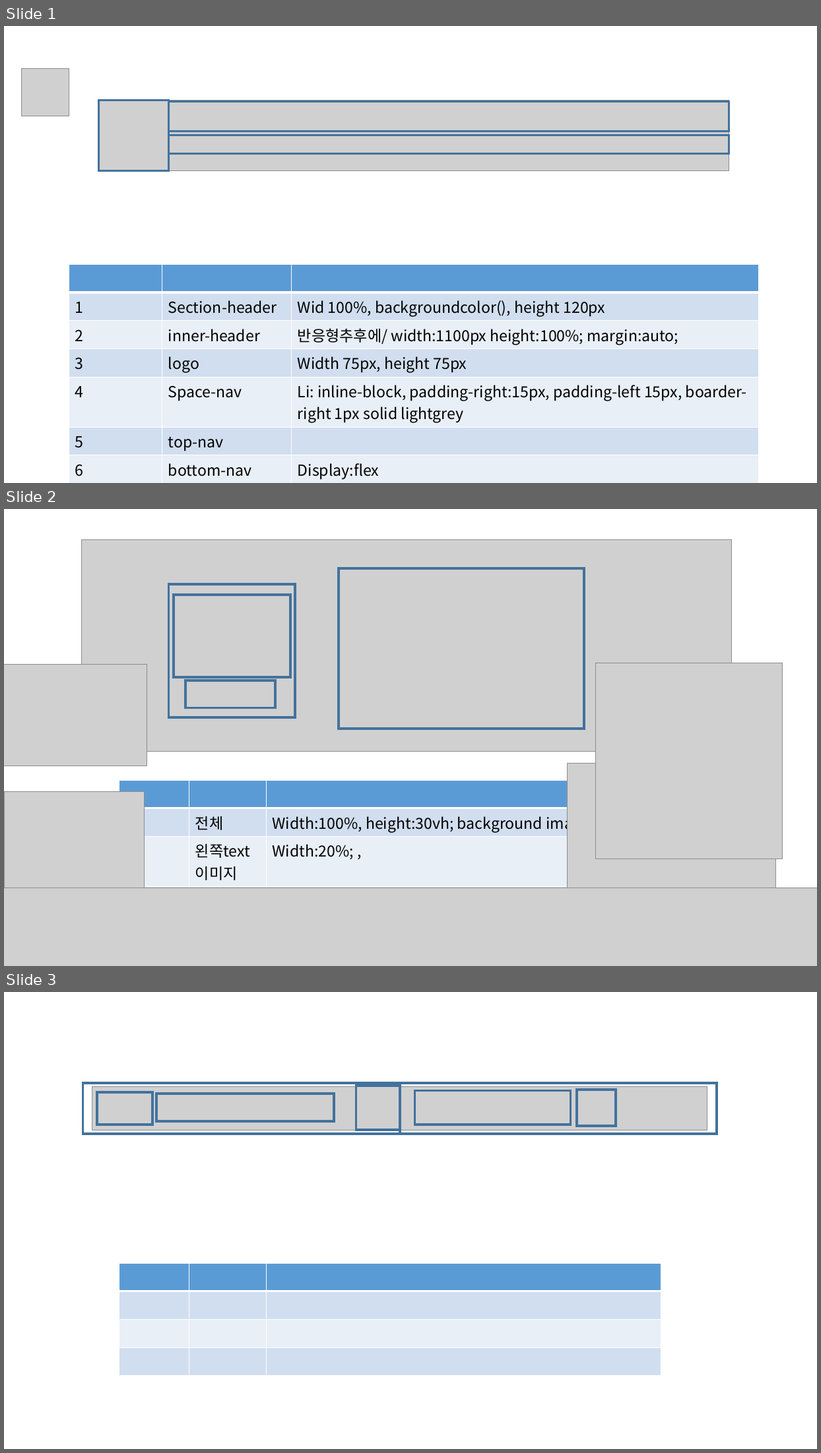
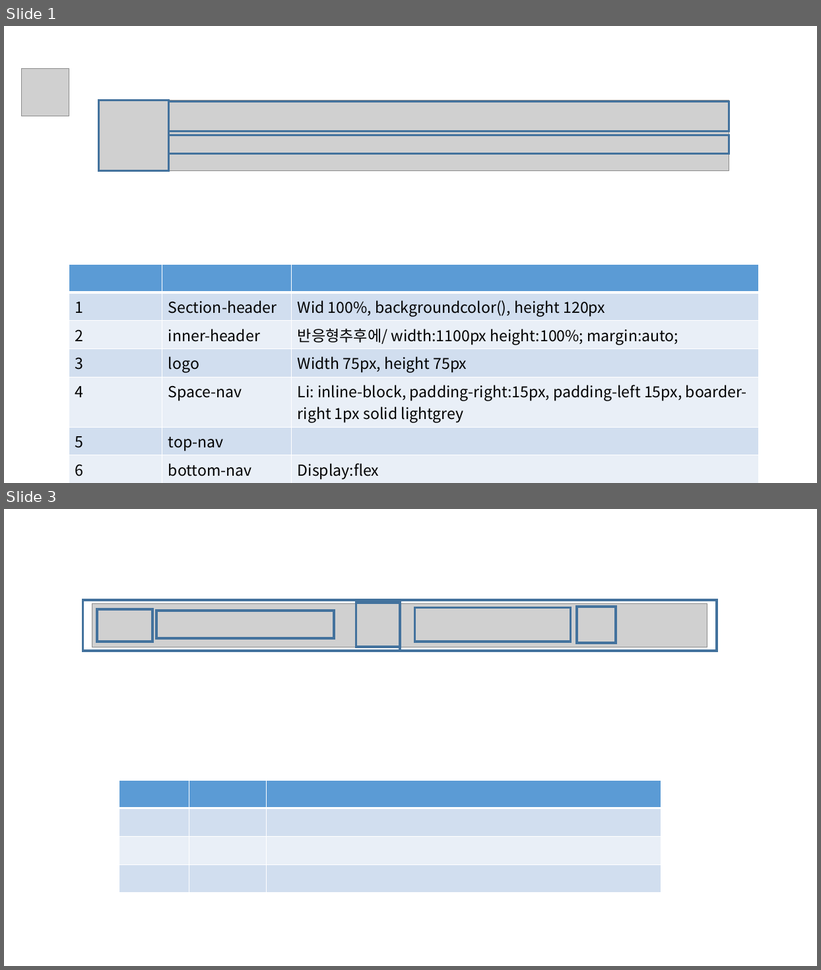
Before and after one commit to ksumin1/HtmlCss, a slide deck: starbucks설계.pptx. Shown one above the other, each under a label of ours: slides 1, 2 and 3 before the commit, slides 1 and 3 after it; the slides between them are not shown. The pictures are 821x1453 and 821x970 pixels, drawn with LibreOffice and Linux fonts; fonts in the diff are those of the drawing; grey boxes stand for pictures. Boxes give left, top, right and bottom in pixels: in the first picture for what was removed or moved away, otherwise in the second. Text is boxed around its words. In the diff, an @@ line names an element or a change of style, - is before the commit and + after.

```diff
--- a/starbucks설계.pptx
+++ b/starbucks설계.pptx
@@ slide 2 removed at (4, 509, 817, 966), background #FFFFFF @@
@@ picture removed at (81, 539, 733, 752) @@
@@ rectangle removed at (169, 585, 296, 718) @@
@@ rectangle removed at (339, 569, 584, 729) @@
@@ rectangle removed at (174, 595, 290, 677) @@
@@ picture removed at (4, 665, 147, 766) @@
@@ picture removed at (596, 663, 782, 859) @@
@@ rectangle removed at (186, 681, 275, 708) @@
@@ picture removed at (568, 763, 776, 898) @@
@@ table removed at (119, 780, 661, 940), 5 rows, 3 columns @@
- |  | 
- | 전체 | Width:100%, height:30vh; background image
- | 왼쪽text이미지 | Width:20%; ,
- | 버튼 | Padding10px,
- | 오른쪽 이미지 | Width:40% <div> > img>
@@ picture removed at (4, 792, 145, 943) @@
@@ picture removed at (4, 889, 817, 966) @@
```
Also in this commit, not shown: 1 slide added.
